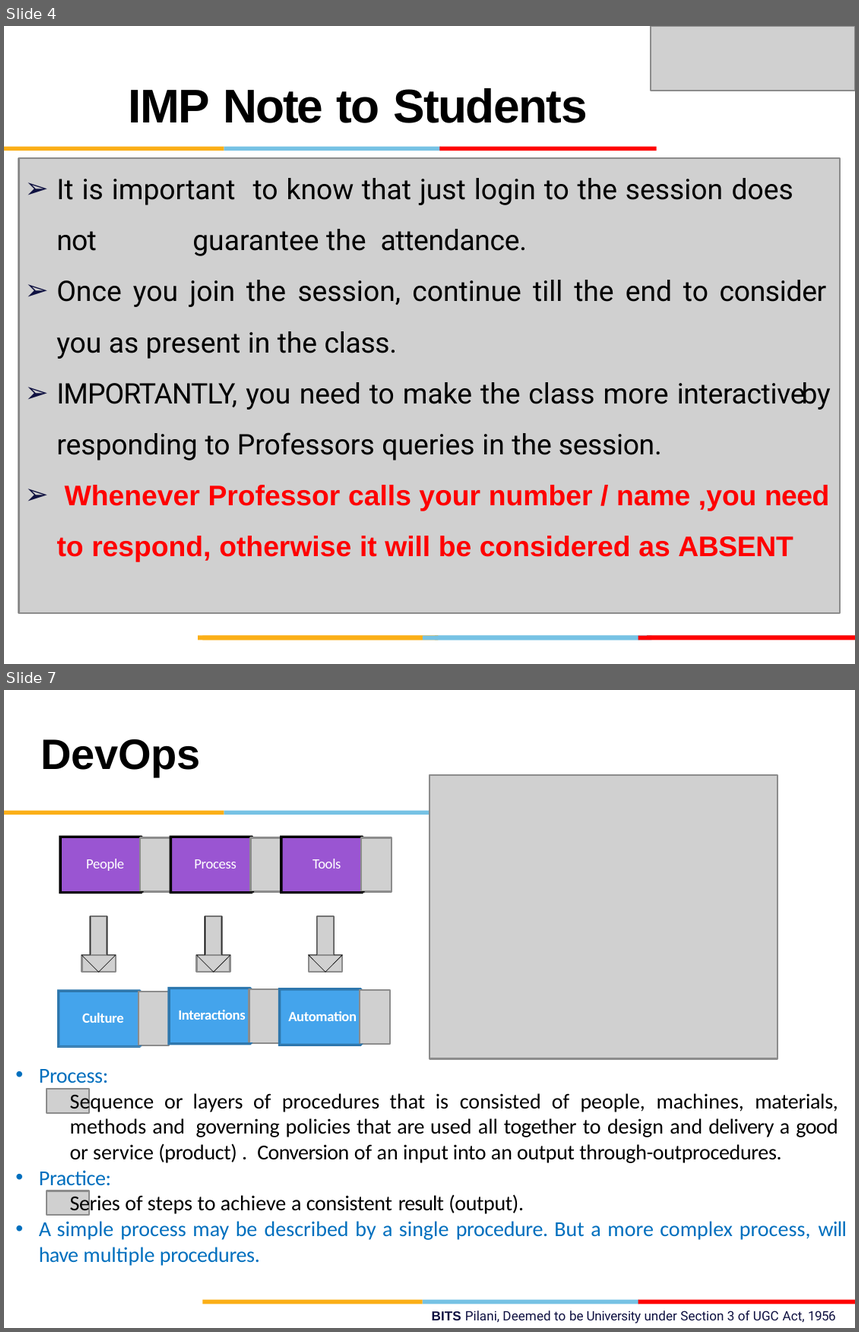
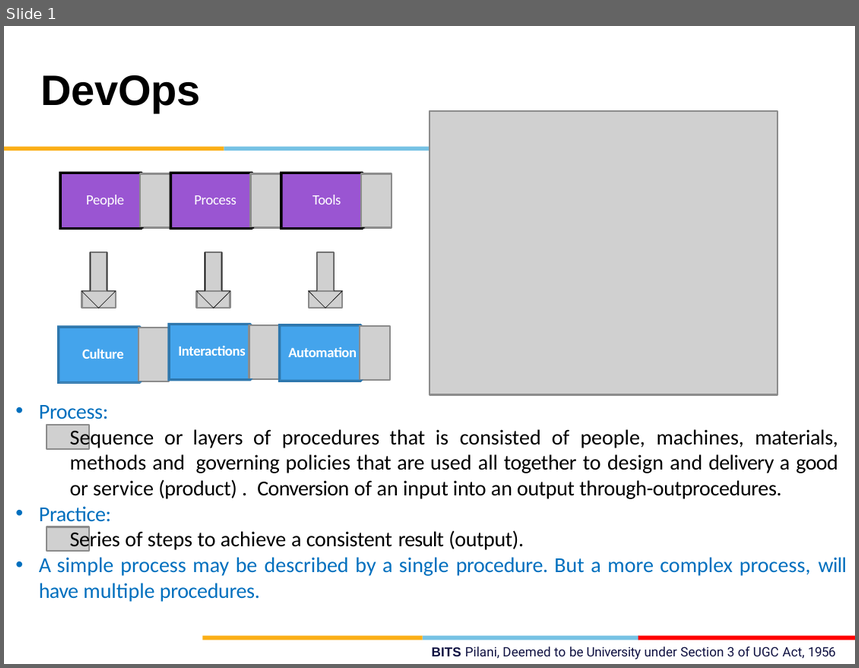
Before and after one commit to AbidKhan01ak/Mtech-7th-Sem, a slide deck: Devops/Session 4 Intro to Devops - People Process Cloud( Bits Slides).pptx. Shown one above the other, each under a label of ours: slides 4 and 7 before the commit, slide 1 after it; the slides between them are not shown. The pictures are 859x1332 and 859x668 pixels, drawn with LibreOffice and Linux fonts; fonts in the diff are those of the drawing; grey boxes stand for pictures; background and template pictures are left out. Boxes give left, top, right and bottom in pixels: in the first picture for what was removed or moved away, otherwise in the second. Text is boxed around its words. In the diff, an @@ line names an element or a change of style, - is before the commit and + after.

```diff
--- a/Devops/Session 4 Intro to Devops - People Process Cloud( Bits Slides).pptx
+++ b/Devops/Session 4 Intro to Devops - People Process Cloud( Bits Slides).pptx
@@ slide 4 removed at (4,26,855,664), background #FFFFFF @@
@@ picture removed at (651,26,855,91) @@
@@ title removed at (129,88,588,123) @@
-IMP Note to Students
@@ group removed at (4,147,840,613): 3 freeform shapes, 1 picture @@
@@ text removed at (56,178,831,563) @@
-➢ It is important to know that just login to the session does not guarantee the attendance.
-➢ Once you join the session, continue till the end to consider you as present in the class.
-➢ IMPORTANTLY, you need to make the class more interactive by responding to Professors queries in the session.
-➢ Whenever Professor calls your number / name ,you need to respond, otherwise it will be considered as ABSENT
@@ freeform shape removed at (198,636,438,641) @@
@@ freeform shape removed at (203,636,423,641) @@
@@ freeform shape removed at (423,636,639,641) @@
@@ freeform shape removed at (435,636,651,641) @@
@@ freeform shape removed at (639,636,855,641) @@
@@ freeform shape removed at (648,636,855,641) @@
@@ what was slide 7 is now slide 1 @@
```
Also in this commit, not shown: 7 other slides removed, 11 other files.
